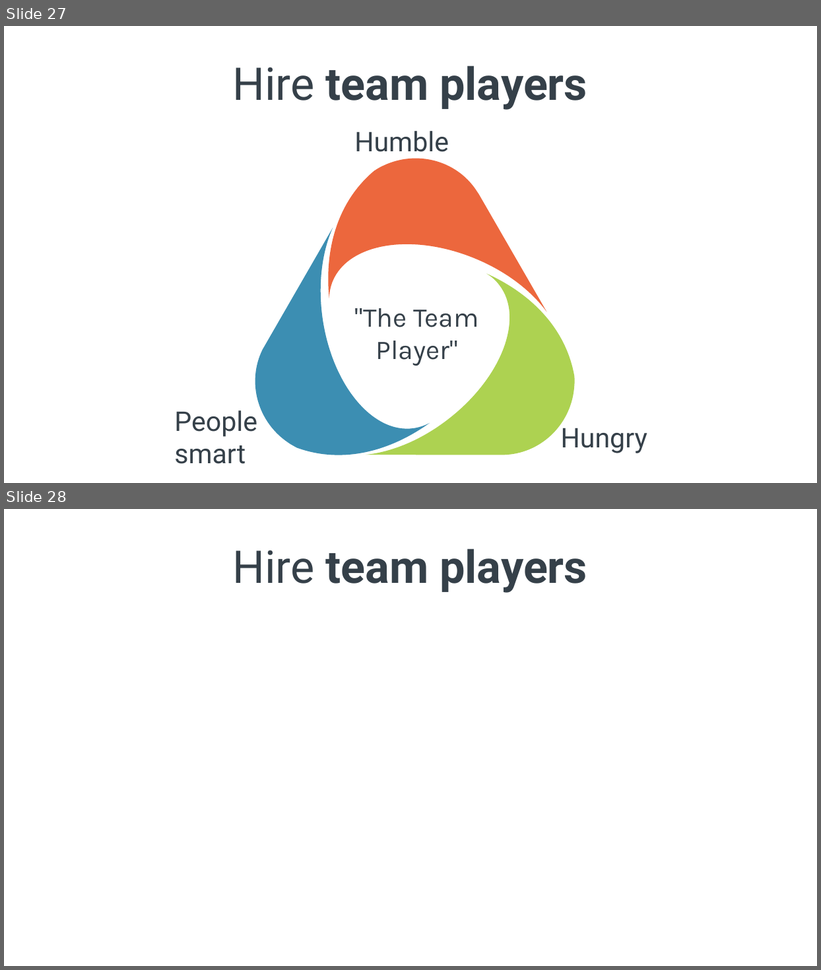
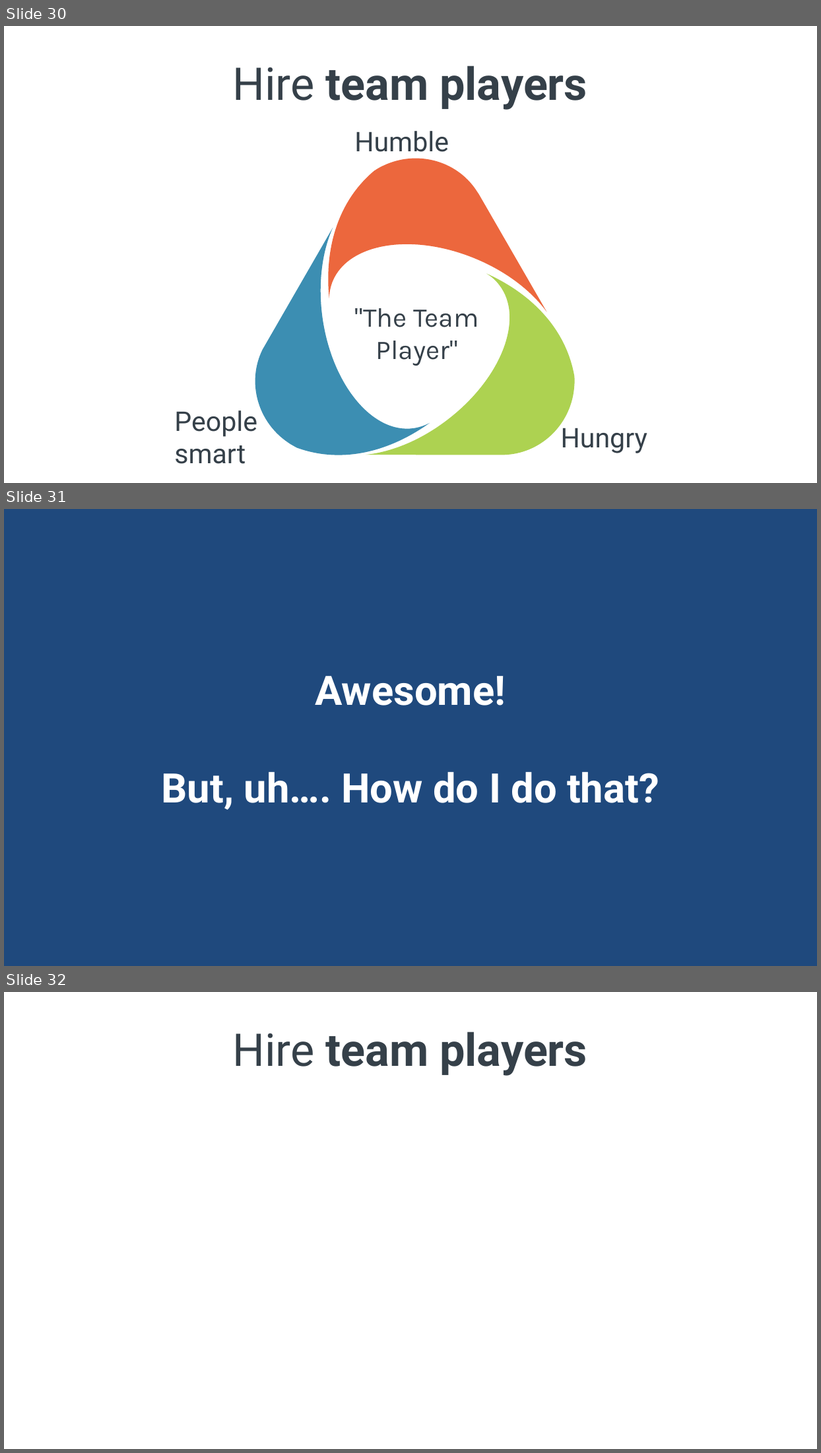
Before and after one commit to spetryjohnson/Talk---Hiring--Firing--and-Inspiring, a slide deck: Hiring, Firing, and Inspiring.pptx. Shown one above the other, each under a label of ours: slides 27 and 28 before the commit, slides 30, 31 and 32 after it. The pictures are 821x970 and 821x1453 pixels, drawn with LibreOffice and Linux fonts; fonts in the diff are those of the drawing. Boxes give left, top, right and bottom in pixels: in the first picture for what was removed or moved away, otherwise in the second. Text is boxed around its words. In the diff, an @@ line names an element or a change of style, - is before the commit and + after.

```diff
--- a/Hiring, Firing, and Inspiring.pptx
+++ b/Hiring, Firing, and Inspiring.pptx
@@ slide 31 added at [4,509,817,966], background #1F497D @@
@@ title added at [162,676,659,810], 36 pt, text #FFFFFF, bold @@
+Awesome!
+But, uh…. How do I do that?
@@ what was slide 27 is now slide 30 @@
@@ what was slide 28 is now slide 32 @@
```
Also in this commit, not shown: 14 slides changed, 4 other slides added, 1 other file.
